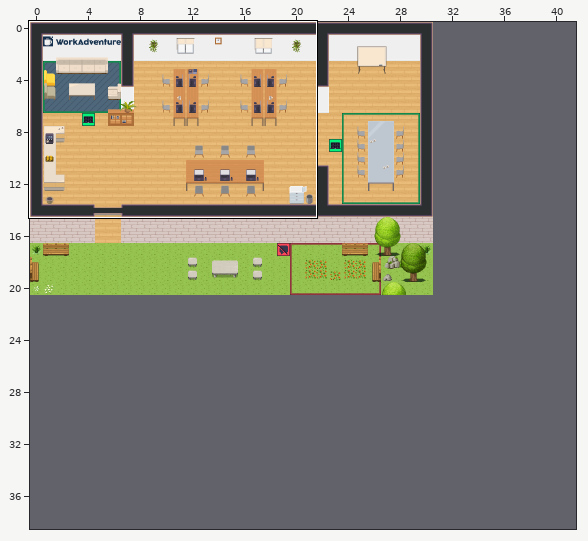
Tiled map (JSON), stored at maps/map.tmj. Above: a wide view before the commit, with the close-up outlined.
Close-up. Before:
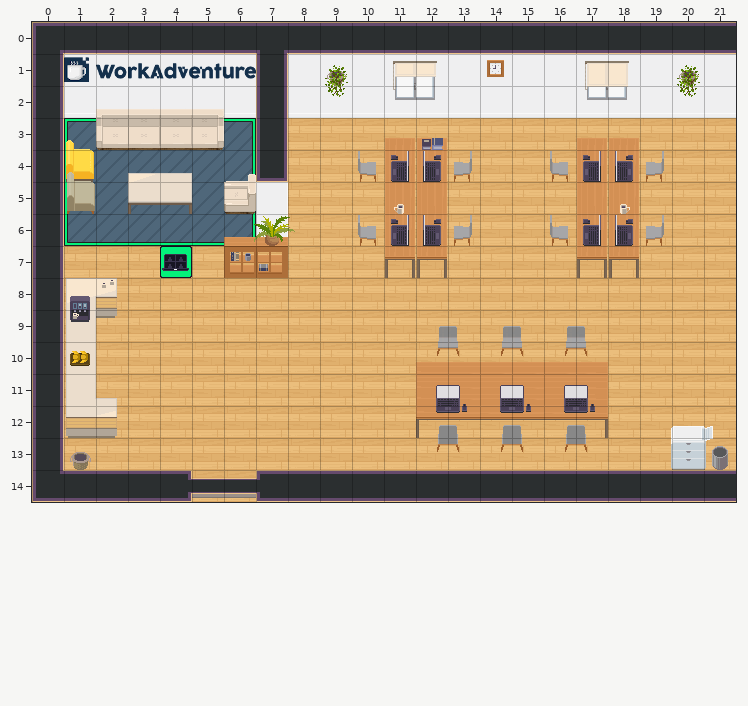
Cells are 32x32 px. Shown: x 0..21, y 0..14. The commit also changed other parts of the map, which this record leaves out. The old version is drawn lined up with the new one.
After:
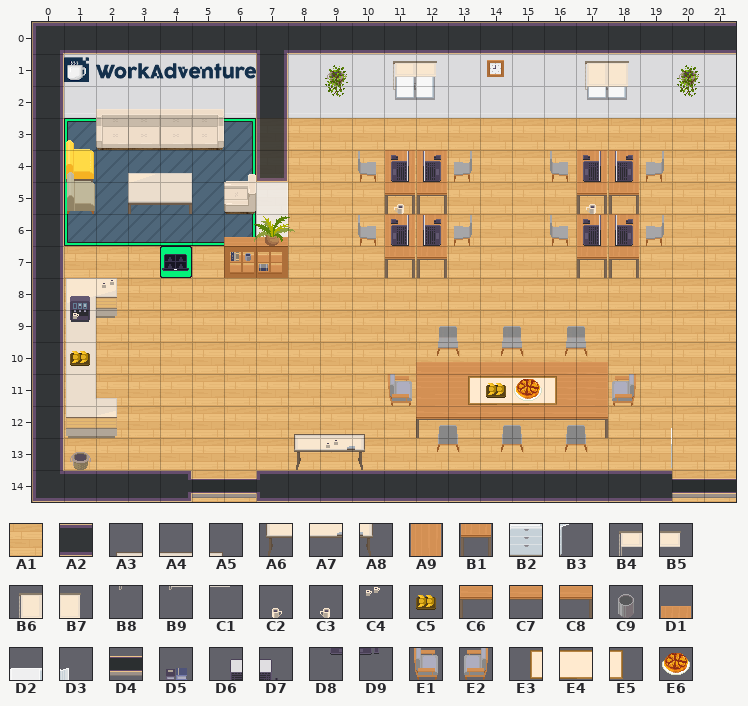
Key: from "Chunk 1": A1 3, A2 6, A3 61, A4 62, A5 63, A6 76, A7 77, A8 78, A9 82, B1 89, B2 116 flipped left-right, B3 117 flipped left-right, B4 141, B5 142, B6 143, B7 144, B8 145, B9 147, C1 148, C2 153, C3 153 flipped left-right, C4 155, C5 157, C6 158, C7 159, C8 160, C9 161, D1 171, D2 183 flipped left-right, D3 184 flipped left-right, D4 185, D5 186, D6 190, D7 191, D8 192, D9 193, E1 231, E2 235; from "Chunk 2": E3 55, E4 56, E5 57, E6 63.
__ is an empty cell, ## one hidden under a higher layer.
Tiles of an added or newly shown layer are drawn over the layers below it.
See-through tiles are keyed as they look on the map.
From old to new:
map size 31x21 -> 42x40 cells
layer "walls" opacity 100% -> 86%
Layer "collisions" (now hidden):
y 0..2: x 0..21 ## ## ## ## ## ## ## ## ## ## ## ## ## ## ## ## ## ## ## ## ## ## -> __ __ __ __ __ __ __ __ __ __ __ __ __ __ __ __ __ __ __ __ __ __
y 3..13: x 0 ## -> __
y 14: x 0..4 ## ## ## ## ## -> __ __ __ __ __; x 7..19 ## ## ## ## ## ## ## ## ## ## ## ## ## -> __ __ __ __ __ __ __ __ __ __ __ __ __
Layer "floor":
y 14: x 20..21 __ __ -> A1 A1
Layer "walls":
y 14: x 20..21 A2 A2 -> __ __
Layer "furniture":
y 5: x 11..12 A9 A9 -> __ __; x 17..18 A9 A9 -> __ __
y 11: x 11 __ -> E1; x 18 __ -> E2
y 13: x 20..21 B2 B3 -> __ __
Layer "aboveFurniture":
y 5: x 17..18 __ C2 -> C3 __
y 13: x 21 C9 -> __
Layer "aboveFurniture2" (added):
y 1: x 11..12 __ __ -> B4 B5; x 17..18 __ __ -> B6 B7
y 2: x 11 __ -> B8; x 17..18 __ __ -> B9 C1
y 5: x 11 __ -> C3; x 17 __ -> C3
y 12: x 12..17 __ __ __ __ __ __ -> C6 C7 C7 C7 C7 C8
Layer "abovePlayer1":
y 3: x 11..12 D1 D1 -> __ __; x 17..18 D1 D1 -> __ __
y 11: x 13..16 __ __ __ __ -> E3 E4 E4 E5
y 12: x 8..10 __ __ __ -> A3 A4 A5; x 20..21 D2 D3 -> __ __
y 13: x 8..10 __ __ __ -> A6 A7 A8
y 14: x 20..21 __ __ -> D4 D4
Layer "abovePlayer2":
y 3: x 12 D5 -> __
y 5: x 11..12 __ __ -> B1 B1; x 17..18 __ __ -> B1 B1
y 11: x 12..17 D6 D7 D6 D7 D6 D7 -> __ E3 C5 E6 E5 __
y 12: x 12..17 D8 D9 D8 D9 D8 D9 -> __ __ __ __ __ __
y 13: x 9 __ -> C4
